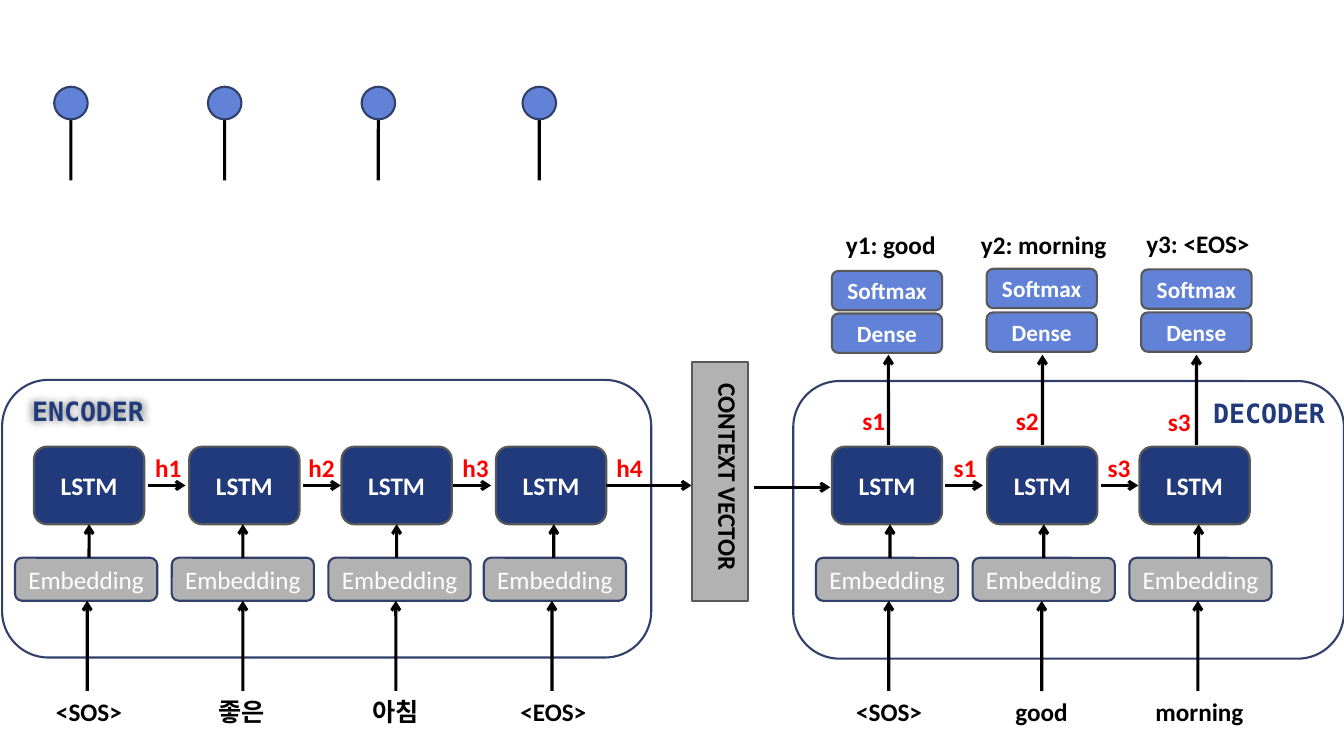
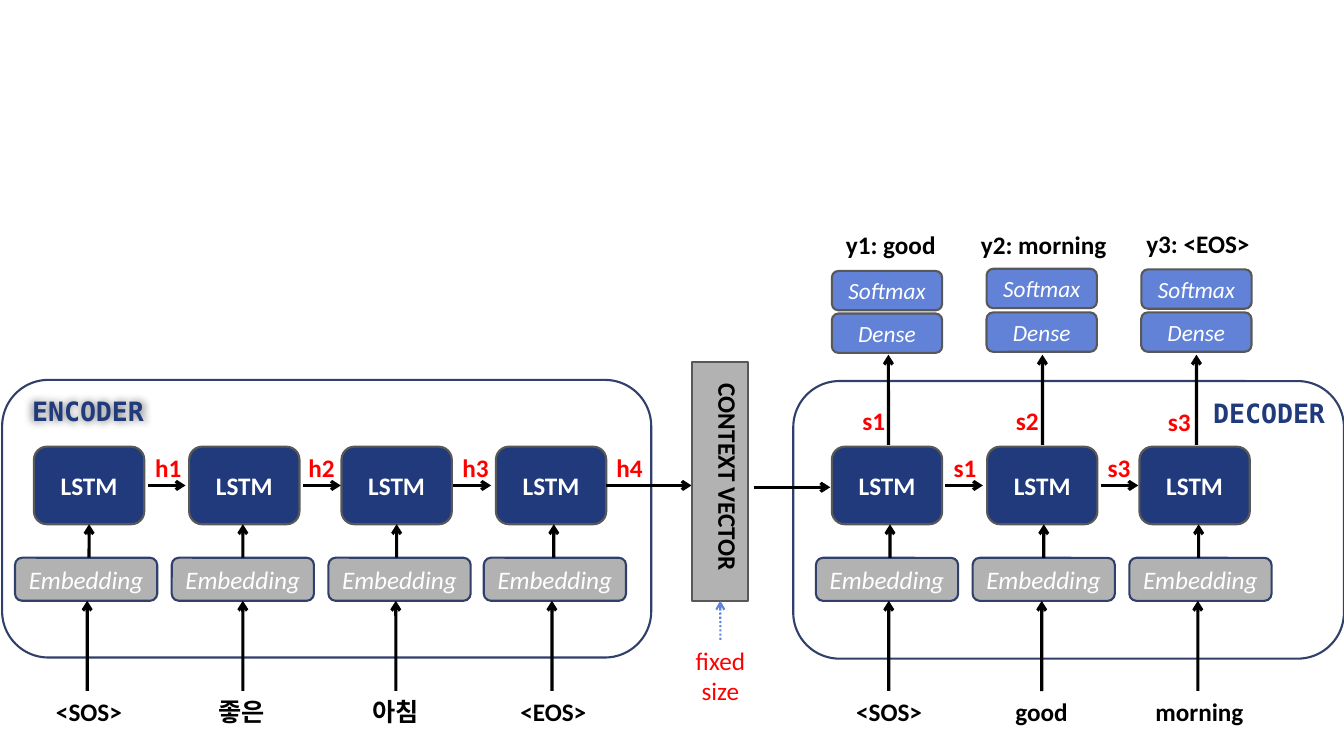
Before and after one commit to Jch-Lee/Statistical-ML, a slide deck: slide 1 of Project2_Review/Figure만들기.pptx. Drawn at 1344x756 pixels with LibreOffice and Linux fonts; fonts in the diff are those of the drawing. Boxes give left, top, right and bottom in pixels: in the first picture for what was removed or moved away, otherwise in the second. Text is boxed around its words. In the diff, an @@ line names an element or a change of style, - is before the commit and + after.

Commit message:
10/20

```diff
--- a/Project2_Review/Figure만들기.pptx
+++ b/Project2_Review/Figure만들기.pptx
@@ ellipse removed at [54, 87, 88, 119] @@
@@ line removed from (71, 180) to (71, 87) @@
@@ ellipse removed at [208, 87, 241, 119] @@
@@ line removed from (225, 180) to (225, 87) @@
@@ ellipse removed at [362, 87, 395, 119] @@
@@ line removed from (378, 180) to (378, 87) @@
@@ ellipse removed at [522, 87, 556, 119] @@
@@ line removed from (539, 180) to (539, 87) @@
@@ bold off, italic on in 6 elements at [832, 314, 942, 353], [987, 313, 1097, 352], [1141, 313, 1251, 352], [832, 271, 942, 311], [987, 269, 1097, 309], [1141, 269, 1251, 309] @@
@@ italic on in 7 elements at [15, 558, 157, 601], [171, 558, 314, 601], [329, 558, 471, 601], [484, 558, 626, 601], [817, 558, 959, 601], [973, 558, 1115, 601], [1129, 558, 1271, 601] @@
@@ arrow added from (721, 640) to (721, 601), #6182D6 1.5 pt dashed @@
@@ text added at [696, 652, 745, 701], 18 pt, text #FF0000 @@
+fixed size
```
Also in this commit, not shown: 2 slides added.
